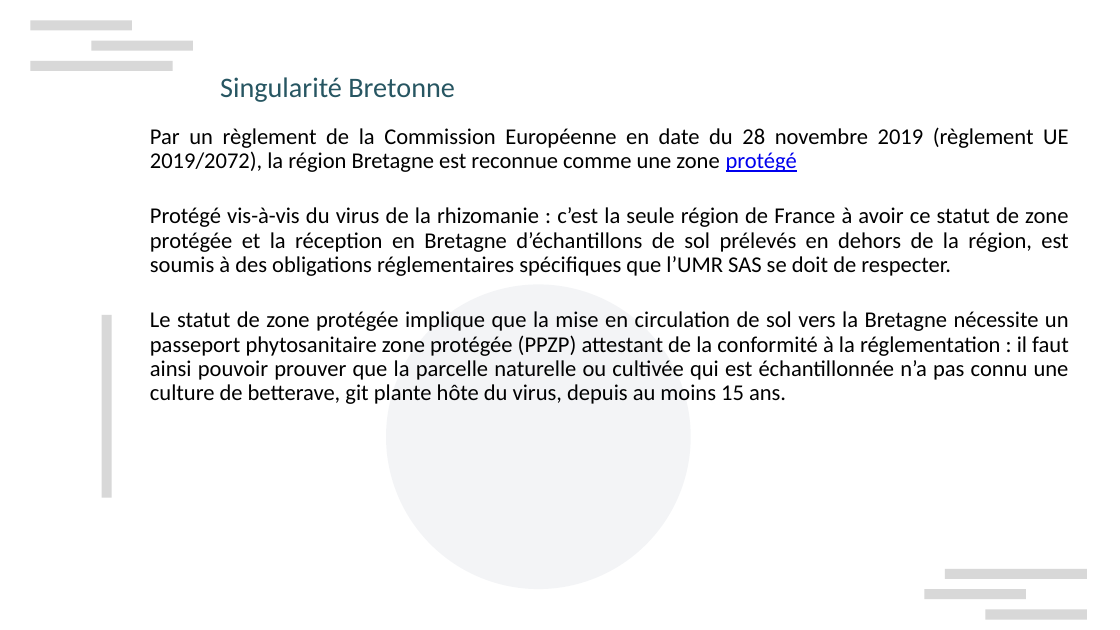
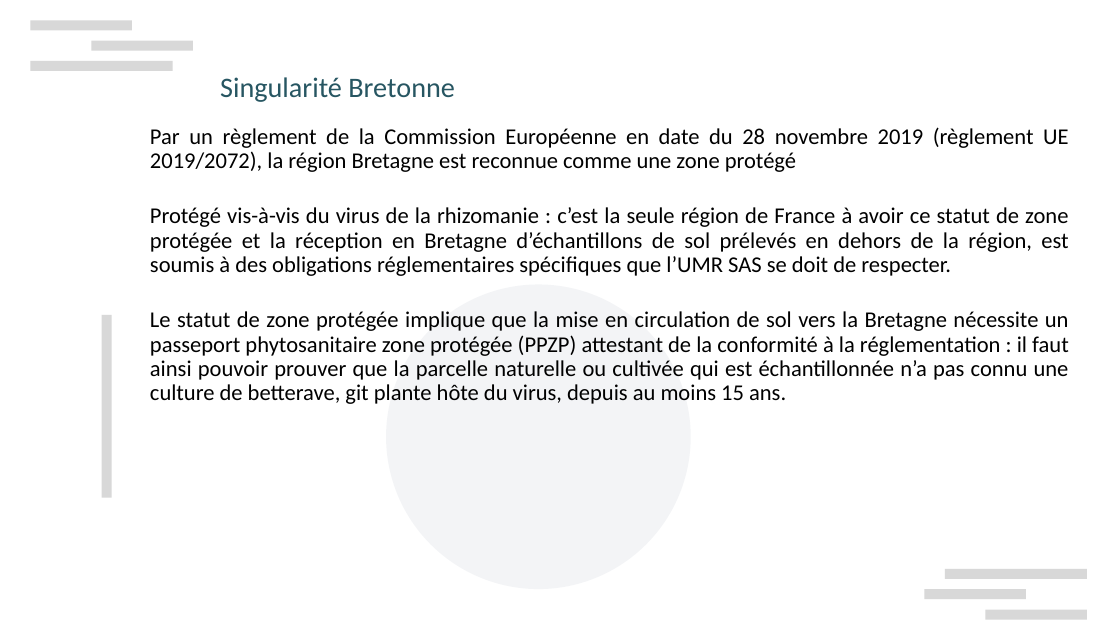
Before and after one commit to Mario-35/Formations, a slide deck: slide 2 of Trace/Presentation trace qualité 2026.pptx. Drawn at 1120x630 pixels with LibreOffice and Linux fonts; fonts in the diff are those of the drawing; background and template pictures are left out. Boxes give left, top, right and bottom in pixels: in the first picture for what was removed or moved away, otherwise in the second. Text is boxed around its words. In the diff, an @@ line names an element or a change of style, - is before the commit and + after.

```diff
--- a/Trace/Presentation trace qualité 2026.pptx
+++ b/Trace/Presentation trace qualité 2026.pptx
@@ text at (150,127,1068,172): text colour #0000EE to #000000, underline off in "protégé" @@
```
Also in this commit, not shown: 1 slide added, 1 other file.
